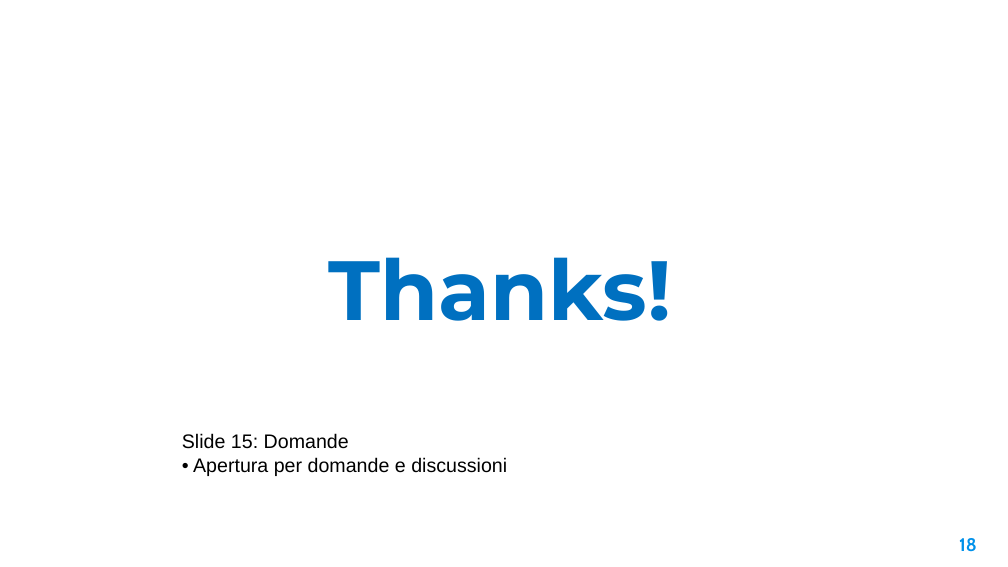
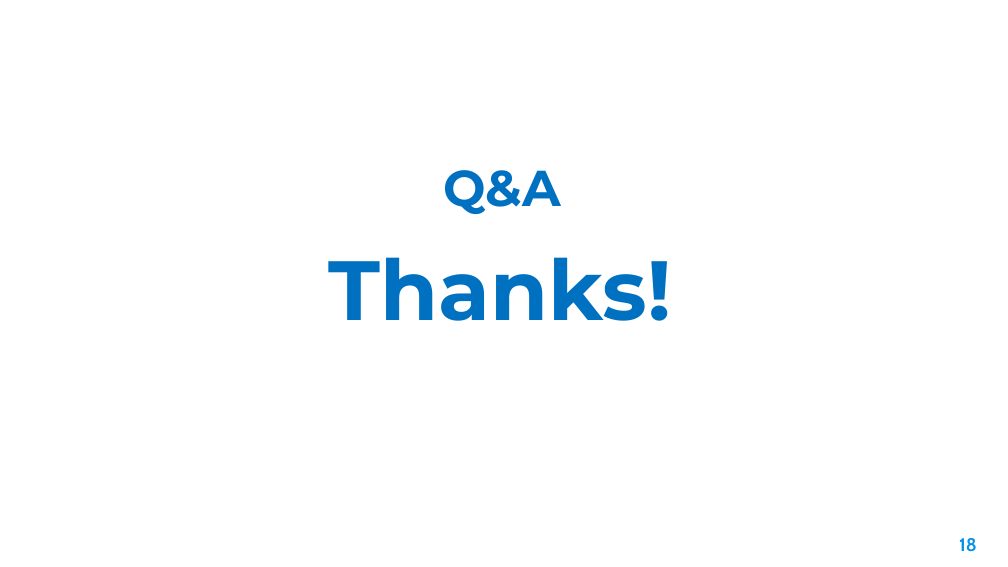
Before and after one commit to Marco-Sau/Meta-Dataset-Regression, a slide deck: slide 18 of Docs/Presentation.pptx. Drawn at 1008x567 pixels with LibreOffice and Linux fonts; fonts in the diff are those of the drawing; background and template pictures are left out. Boxes give left, top, right and bottom in pixels: in the first picture for what was removed or moved away, otherwise in the second. Text is boxed around its words. In the diff, an @@ line names an element or a change of style, - is before the commit and + after.

```diff
--- a/Docs/Presentation.pptx
+++ b/Docs/Presentation.pptx
@@ text added at bbox=[443, 170, 561, 214], 36 pt, text #0070C0, bold @@
+Q&A
@@ text removed at bbox=[182, 433, 507, 476] @@
-Slide 15: Domande
-• Apertura per domande e discussioni
```
Also in this commit, not shown: 4 other slides changed, 3 slides added, 3 slides removed, 1 other file.
